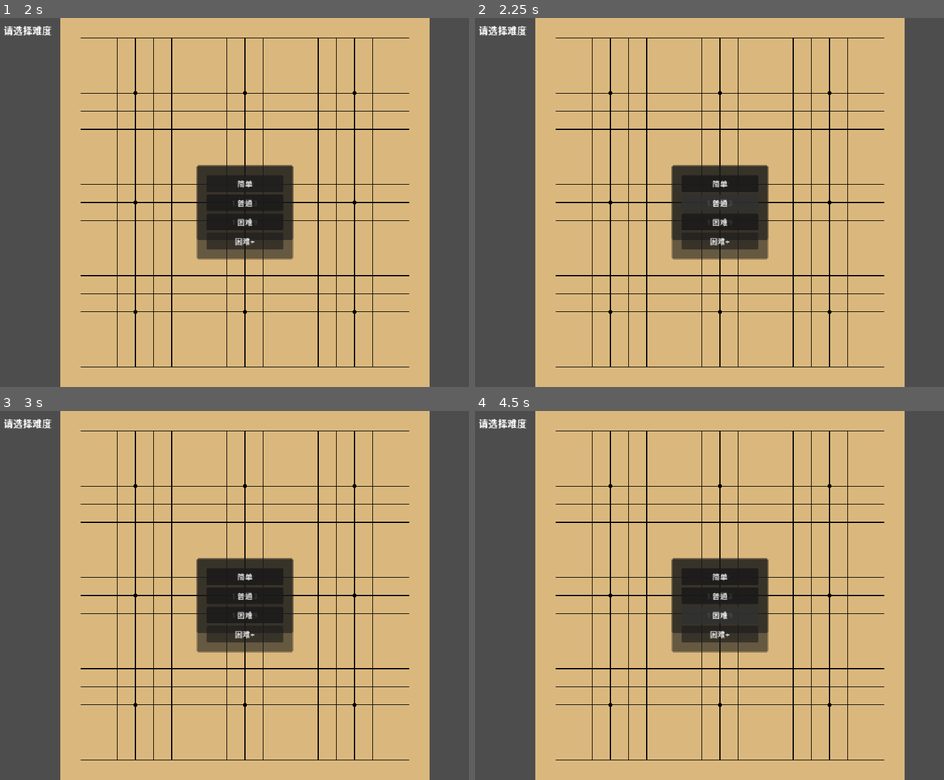
Above: before the commit, frames 1-4 (two rows, left to right).
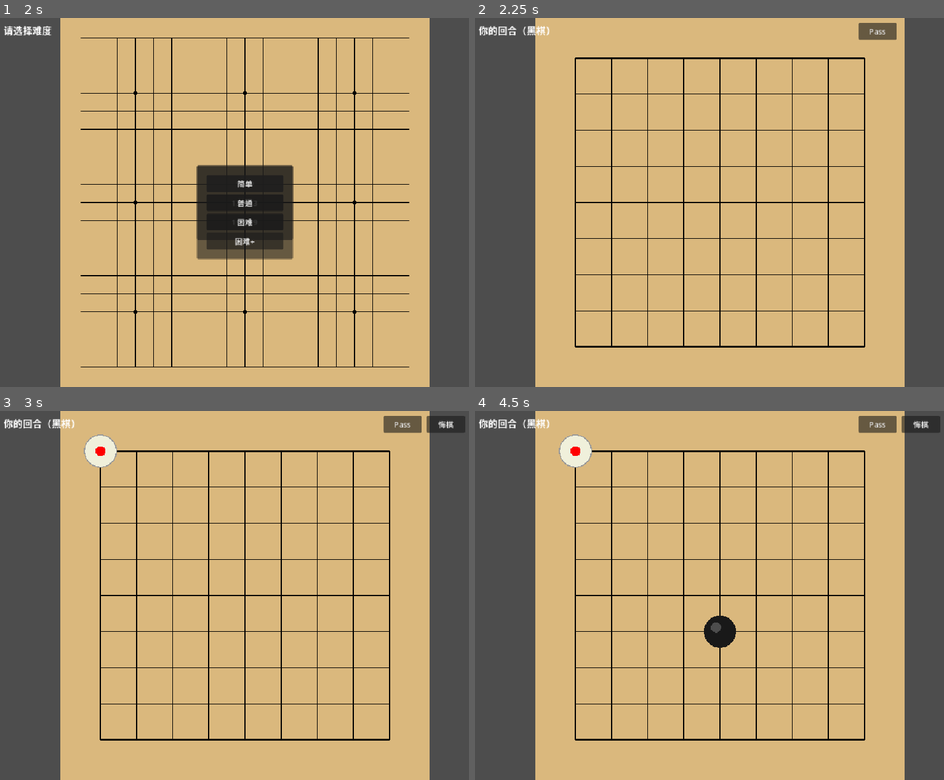
Above: after the commit, the same moments.

Repository: SSSxSSSxSSS/WeiQi
Game: Godot game, scene res://src/scenes/main.tscn
Two runs of this game, one before a commit and one after it. Both use one fixed random seed, a clock stepped at 60 frames per second and the inputs below.
Inputs (mouse positions are in pixels of both pictures, inside the frame that each line leads up to):
- Up to frame 1 (2 s): click "执黑先手" at 0.5 s; click "9 × 9" at 1.25 s
- Up to frame 2 (2.25 s): click "13 × 13" at 2 s
- Up to frame 3 (3 s): click (403, 425) at 2.75 s, where only the run after the commit has a clickable "Pass"
- Up to frame 4 (4.5 s): click (920, 425) at 3.5 s, where only the run after the commit has a clickable "悔棋"; click (718, 613) at 4.25 s, where only the run before the commit has a clickable "19 × 19"

Frame 1 is identical in both runs. In frame 2, 11% of the frame differs, in the area x 0-90%, y 1-95%; in frame 3, 12%, in the area x 0-100%, y 1-95%; in frame 4, 12%.
Error before the commit: Parse Error: Identifier "test_board" not declared in the current scope. (res://src/ai/ai_heuristic.gd:65)

Commit message:
fix: 眼检测缩进修复——回到 for 循环内

Diff:
--- a/src/ai/ai_heuristic.gd
+++ b/src/ai/ai_heuristic.gd
@@ -61,21 +61,20 @@
 					near_enemy += 1
 			score += near_friend * 3.0
 
-		# ===== 眼检测 + 棋组分析 =====
-		var my_group: Dictionary = StoneGroup.build_group(test_board, Vector2i(row, col))
-		# 四方向己方 → 填眼；四方向敌方 → 送死
-		if near_friend >= 4:
-			score -= 20.0
-		elif near_friend == 3:
-			var mg: Dictionary = StoneGroup.build_group(test_board, Vector2i(row, col))
-			if mg["liberties"].size() <= 2:
-				score -= 15.0
-		if near_enemy >= 4:
-			score -= 25.0
-		# 大棋组气少 → 需要往外扩展
-		if my_group["stones"].size() >= 8 and my_group["liberties"].size() <= 4:
-			if near_friend <= 1 and near_enemy <= 2:
-				score += 6.0
+			# ===== 眼检测 + 棋组分析 =====
+			var my_group: Dictionary = StoneGroup.build_group(test_board, Vector2i(row, col))
+			# 四方向己方 → 填眼；四方向敌方 → 送死
+			if near_friend >= 4:
+				score -= 20.0
+			elif near_friend == 3:
+				if my_group["liberties"].size() <= 2:
+					score -= 15.0
+			if near_enemy >= 4:
+				score -= 25.0
+			# 大棋组气少 → 需要往外扩展
+			if my_group["stones"].size() >= 8 and my_group["liberties"].size() <= 4:
+				if near_friend <= 1 and near_enemy <= 2:
+					score += 6.0
 
 			# ===== 简单前瞻：对方能否提掉我 =====
 			var can_be_captured: bool = my_group["liberties"].size() == 1
